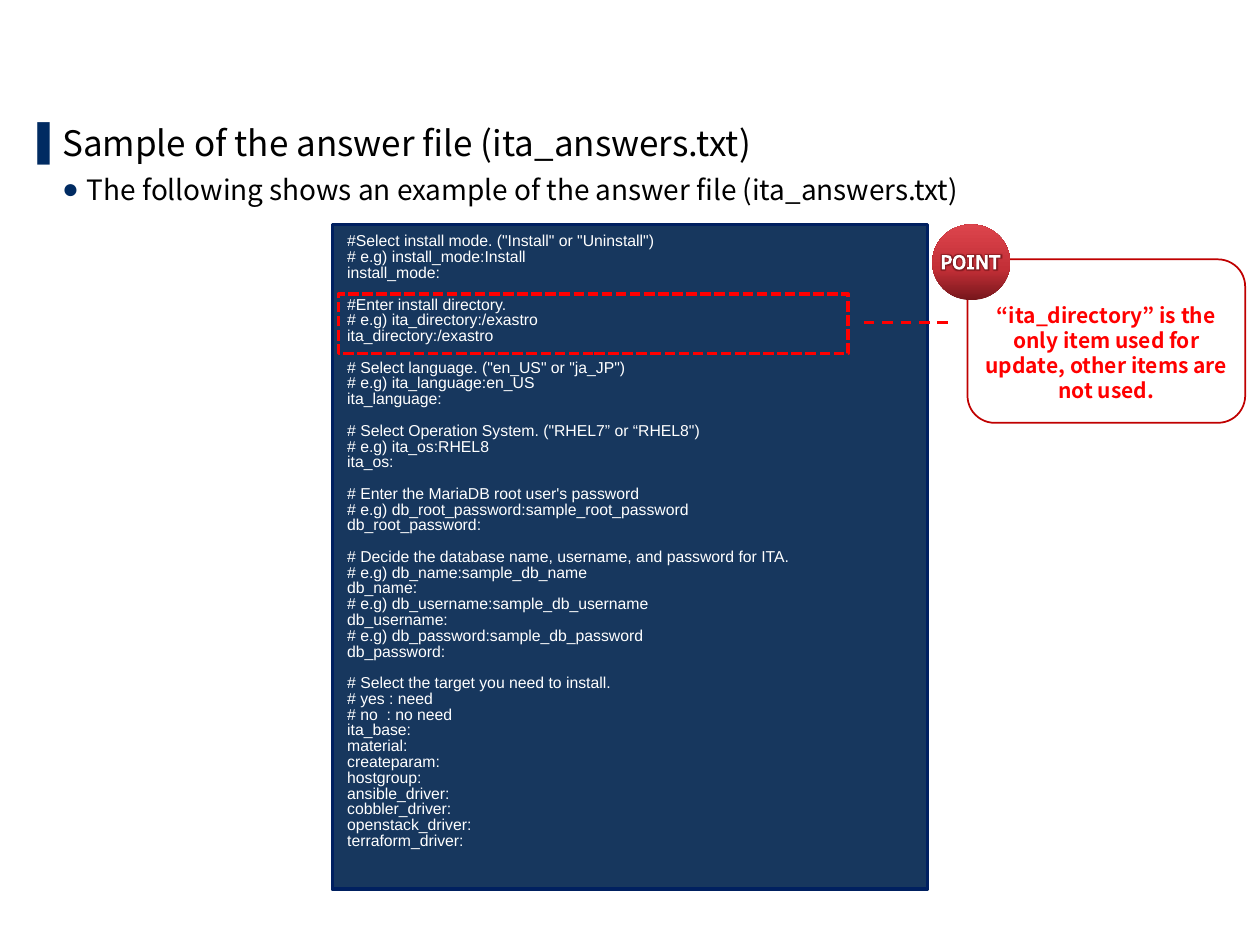
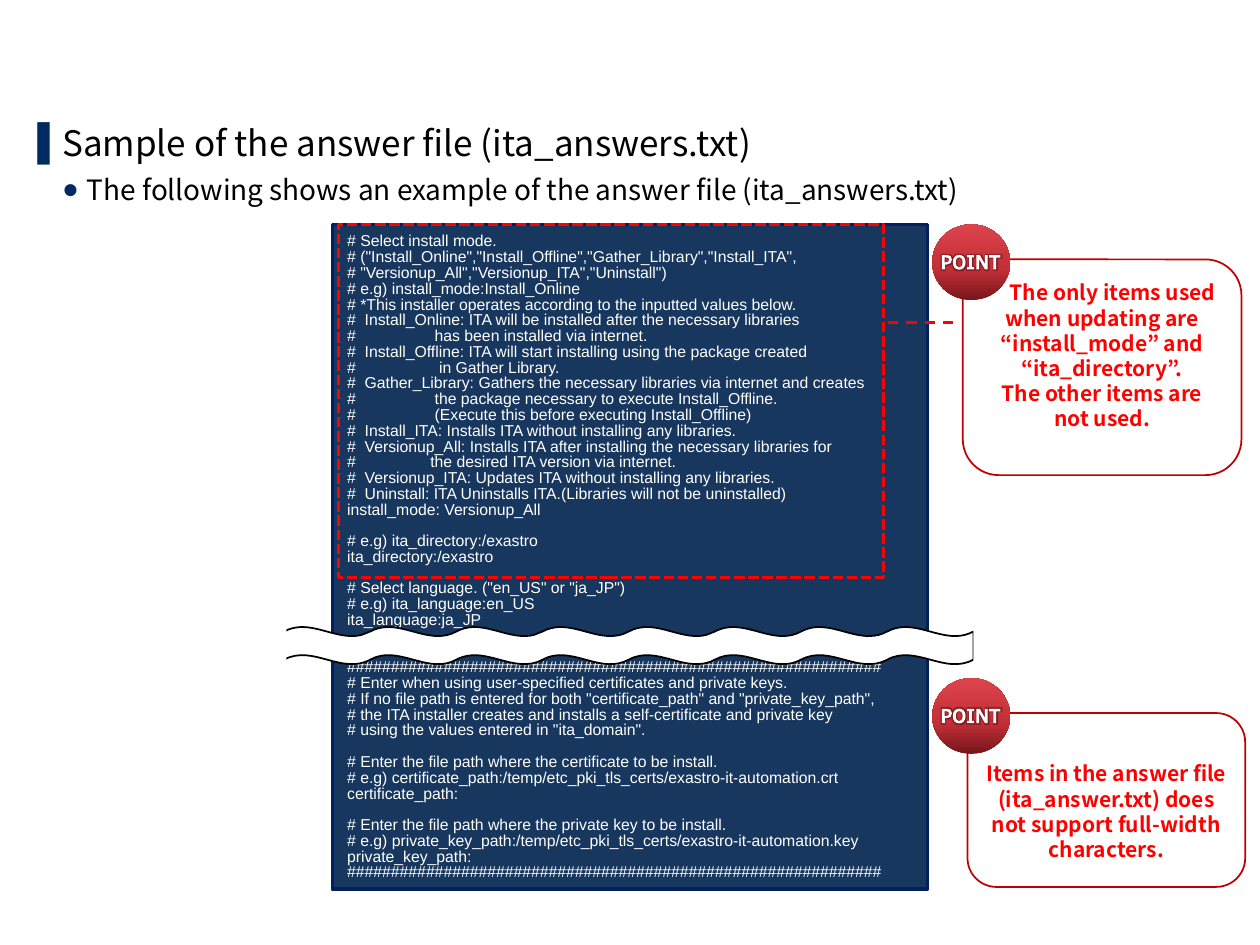
Before and after one commit to exastro-suite/it-automation-docs, a slide deck: slide 13 of asset/Learn/ITA-version-up.pptx (slide 12 before the commit). Drawn at 1260x945 pixels with LibreOffice and Linux fonts; fonts in the diff are those of the drawing; background and template pictures are left out. Boxes give left, top, right and bottom in pixels: in the first picture for what was removed or moved away, otherwise in the second. Text is boxed around its words. In the diff, an @@ line names an element or a change of style, - is before the commit and + after.

```diff
--- a/asset/Learn/ITA-version-up.pptx
+++ b/asset/Learn/ITA-version-up.pptx
@@ rectangle resized from (x1=339, y1=294, x2=849, y2=353) to (x1=339, y1=224, x2=883, y2=577) @@
@@ text in rectangle at (x1=347, y1=234, x2=865, y2=519): text changed @@
-#Select install mode. ("Install" or "Uninstall")
-# e.g) install_mode:Install
-install_mode:
-#Enter install directory.
+# Select install mode.
+# ("Install_Online","Install_Offline","Gather_Library","Install_ITA",
+# "Versionup_All","Versionup_ITA","Uninstall")
+# e.g) install_mode:Install_Online
+# *This installer operates according to the inputted values below.
+# Install_Online: ITA will be installed after the necessary libraries
+# has been installed via internet.
+# Install_Offline: ITA will start installing using the package created
+# in Gather Library.
+# Gather_Library: Gathers the necessary libraries via internet and creates
+# the package necessary to execute Install_Offline.
+# (Execute this before executing Install_Offline)
+# Install_ITA: Installs ITA without installing any libraries.
+# Versionup_All: Installs ITA after installing the necessary libraries for
+# the desired ITA version via internet.
+# Versionup_ITA: Updates ITA without installing any libraries.
+# Uninstall: ITA Uninstalls ITA.(Libraries will not be uninstalled)
+install_mode: Versionup_All
@@ rounded rectangle "The only items used when ..." resized from (x1=968, y1=260, x2=1245, y2=423) to (x1=963, y1=260, x2=1241, y2=475) @@
@@ text in rounded rectangle at (x1=1001, y1=283, x2=1215, y2=427): text changed @@
-“ita_directory” is the only item used for update, other items are not used.
+The only items used when updating are “install_mode” and “ita_directory”.
+The other items are not used.
@@ line moved from (864, 323) - (953, 323) to (888, 323) - (953, 323) @@
@@ rectangle added at (x1=281, y1=622, x2=287, y2=696), fill #FFFFFF @@
@@ freeform shape added at (x1=284, y1=627, x2=973, y2=664), fill #FFFFFF, outline #000000 1 pt @@
@@ text in rectangle at (x1=347, y1=612, x2=874, y2=866): text changed @@
-ita_language:
-# Select Operation System. ("RHEL7” or “RHEL8")
-# e.g) ita_os:RHEL8
-ita_os:
-# Enter the MariaDB root user's password
-# e.g) db_root_password:sample_root_password
-db_root_password:
-# Decide the database name, username, and password for ITA.
-# e.g) db_name:sample_db_name
-db_name:
-# e.g) db_username:sample_db_username
-db_username:
-# e.g) db_password:sample_db_password
-db_password:
-# Select the target you need to install.
-# yes : need
-# no : no need
-ita_base:
-material:
-createparam:
-hostgroup:
-ansible_driver:
-cobbler_driver:
-openstack_driver:
-terraform_driver:
+ita_language:ja_JP
+#############################################################
+# Enter when using user-specified certificates and private keys.
+# If no file path is entered for both "certificate_path" and "private_key_path",
+# the ITA installer creates and installs a self-certificate and private key
+# using the values entered in "ita_domain".
+# Enter the file path where the certificate to be install.
+# e.g) certificate_path:/temp/etc_pki_tls_certs/exastro-it-automation.crt
+certificate_path:
+# Enter the file path where the private key to be install.
+# e.g) private_key_path:/temp/etc_pki_tls_certs/exastro-it-automation.key
+private_key_path:
+#############################################################
@@ rectangle added at (x1=974, y1=622, x2=980, y2=696), fill #FFFFFF @@
@@ ellipse added at (x1=932, y1=678, x2=1011, y2=753), fill gradient #76161B to #C33037 to #DC444C @@
@@ freeform shape added at (x1=942, y1=708, x2=1000, y2=723), fill #FFFFFF @@
@@ rounded rectangle added at (x1=968, y1=713, x2=1245, y2=887), outline #C00000 1 pt, 12 pt, text #FF0000, bold @@
+Items in the answer file (ita_answer.txt) does not support full-width characters.
```
Also in this commit, not shown: 6 other slides changed, 6 slides added, 2 slides removed, 5 other files.
